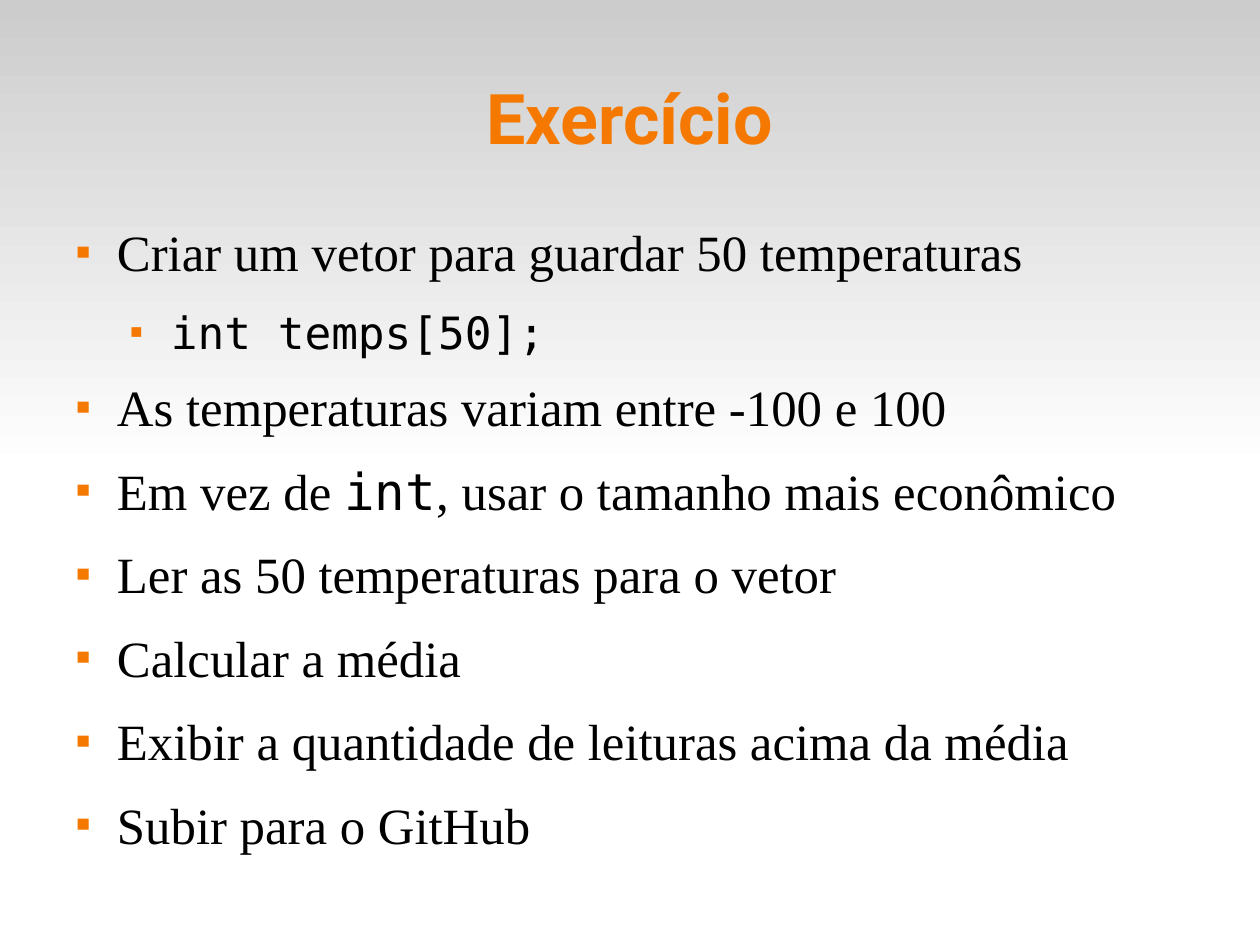
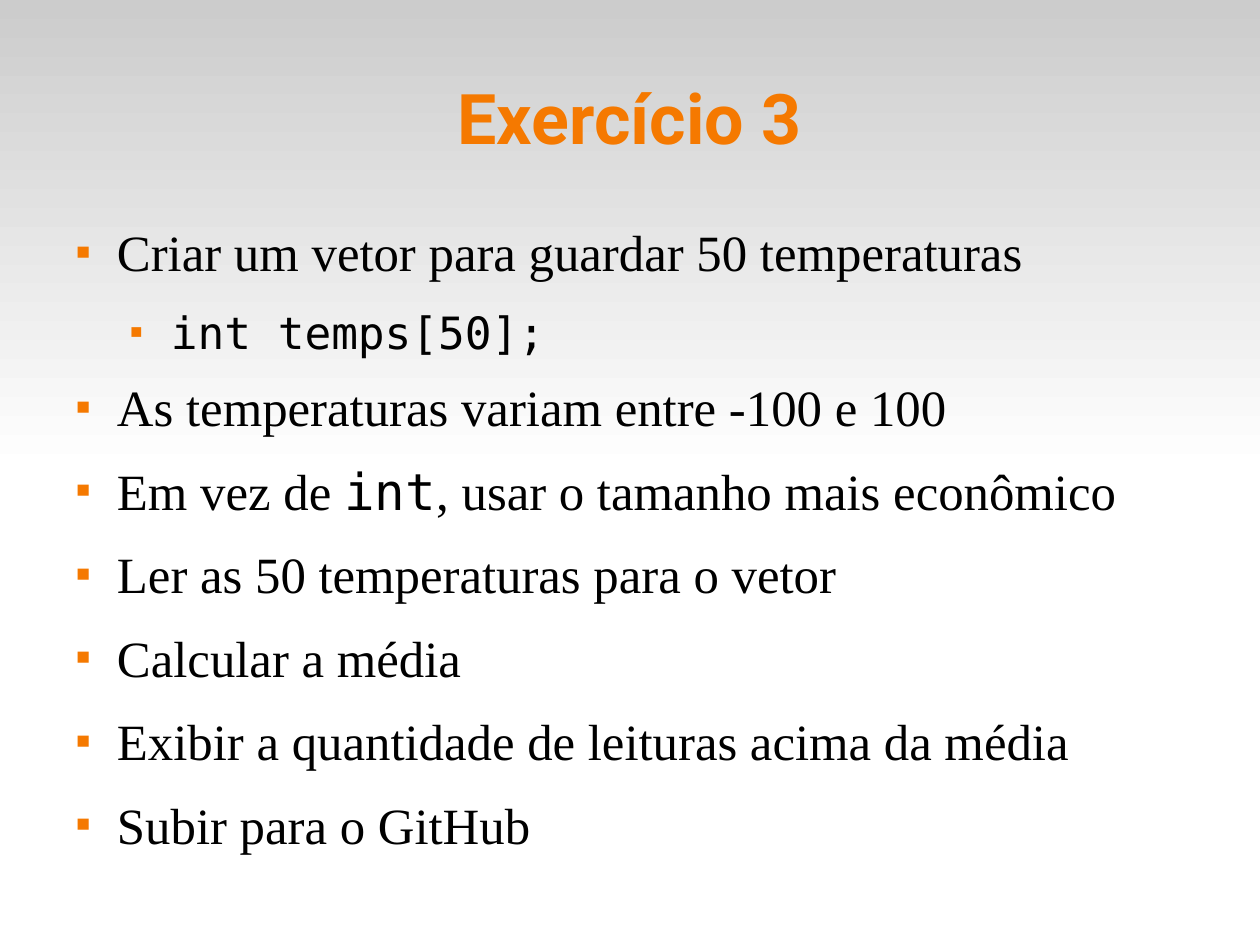
Before and after one commit to fsantanna-uerj/LP1, a slide deck: slide 9 of Slides/lp1-03-tipos.odp. Drawn at 1260x945 pixels with LibreOffice and Linux fonts; fonts in the diff are those of the drawing. Boxes give left, top, right and bottom in pixels: in the first picture for what was removed or moved away, otherwise in the second. Text is boxed around its words. In the diff, an @@ line names an element or a change of style, - is before the commit and + after.

```diff
--- a/Slides/lp1-03-tipos.odp
+++ b/Slides/lp1-03-tipos.odp
@@ title at (458,92,802,145): text changed @@
-Exercício
+Exercício 3
```
Also in this commit, not shown: 1 other slide changed, 11 other files.
